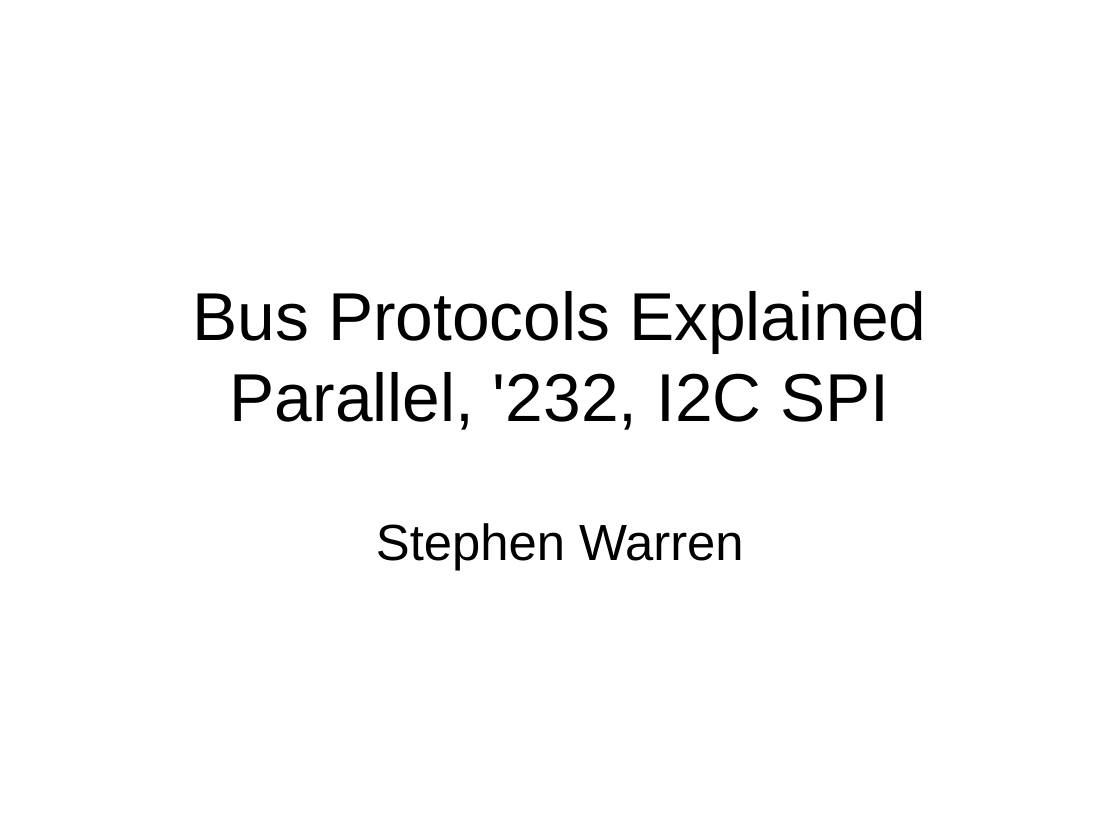
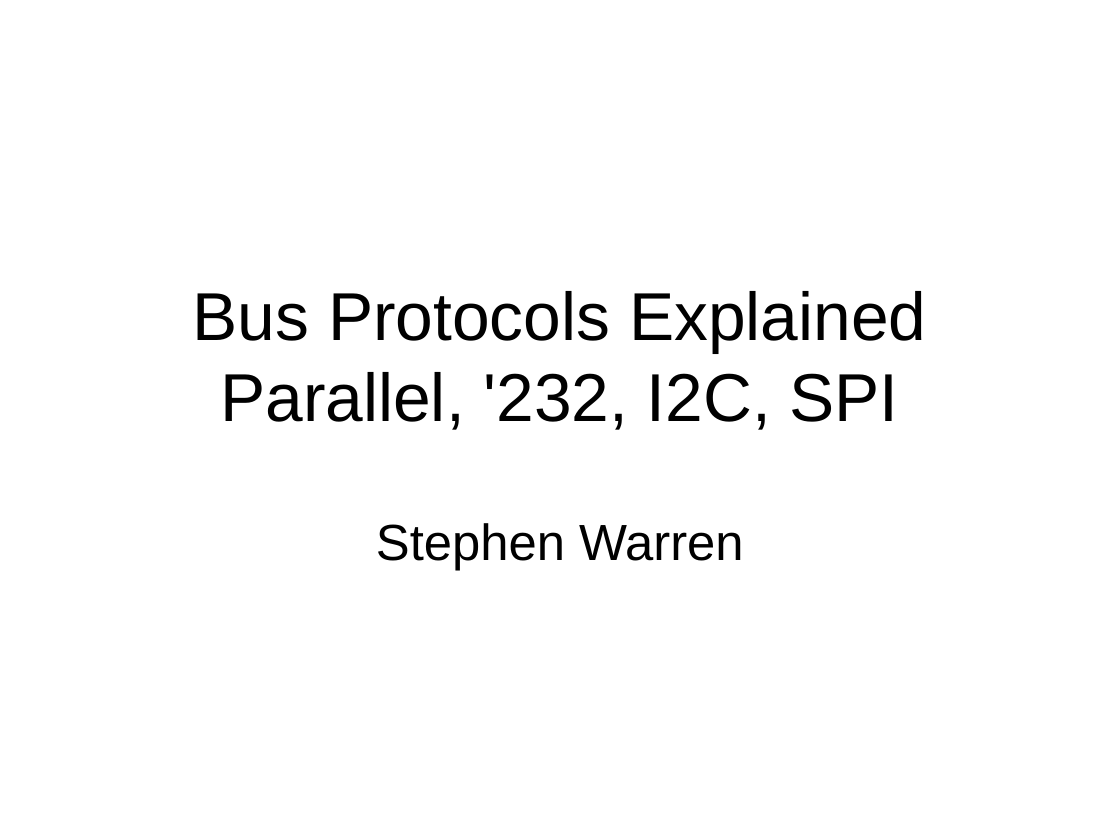
Before and after one commit to swarren/presentations, a slide deck: slide 1 of bus-protocols/bus-protocols.odp. Drawn at 1120x840 pixels with LibreOffice and Linux fonts; fonts in the diff are those of the drawing. Boxes give left, top, right and bottom in pixels: in the first picture for what was removed or moved away, otherwise in the second. Text is boxed around its words. In the diff, an @@ line names an element or a change of style, - is before the commit and + after.

Commit message:
Bus protocols: more tweaks during my final review
... and add a PDF version.

```diff
--- a/bus-protocols/bus-protocols.odp
+++ b/bus-protocols/bus-protocols.odp
@@ title at (193,291,926,571): text changed @@
-Bus Protocols Explained
-Parallel, '232, I2C SPI
-Stephen Warren
+Bus Protocols Explained
+Parallel, '232, I2C, SPI
+Stephen Warren
```
Also in this commit, not shown: 16 other slides changed, 1 other file.
